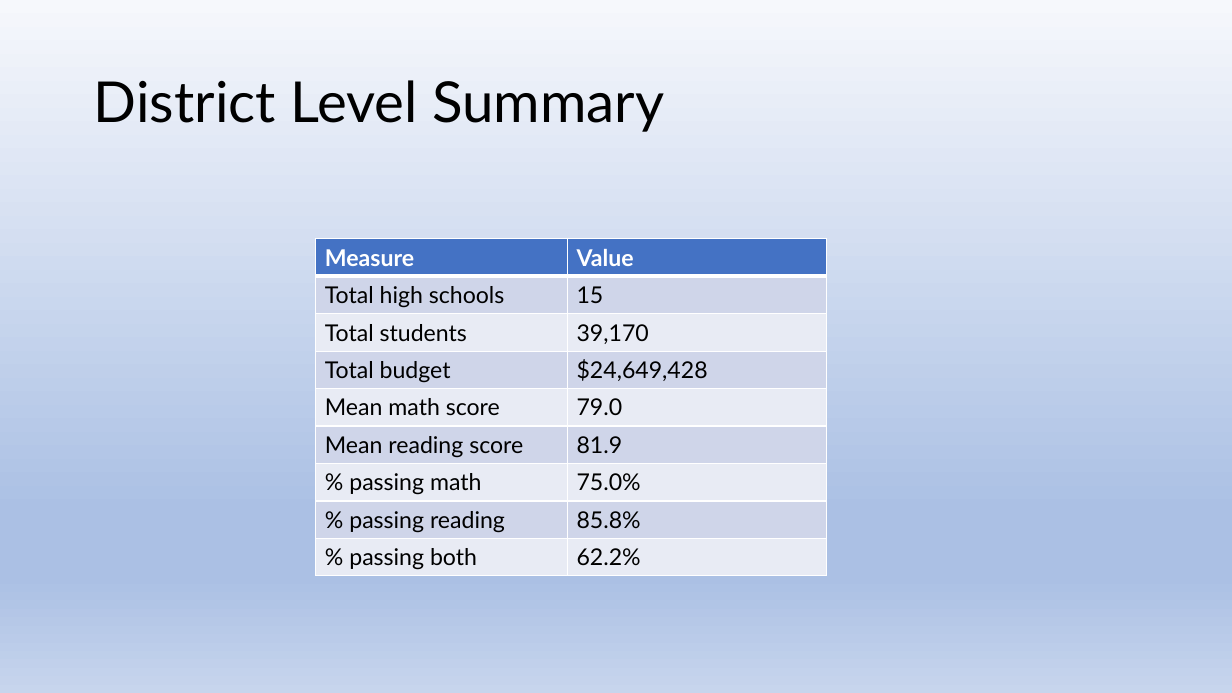
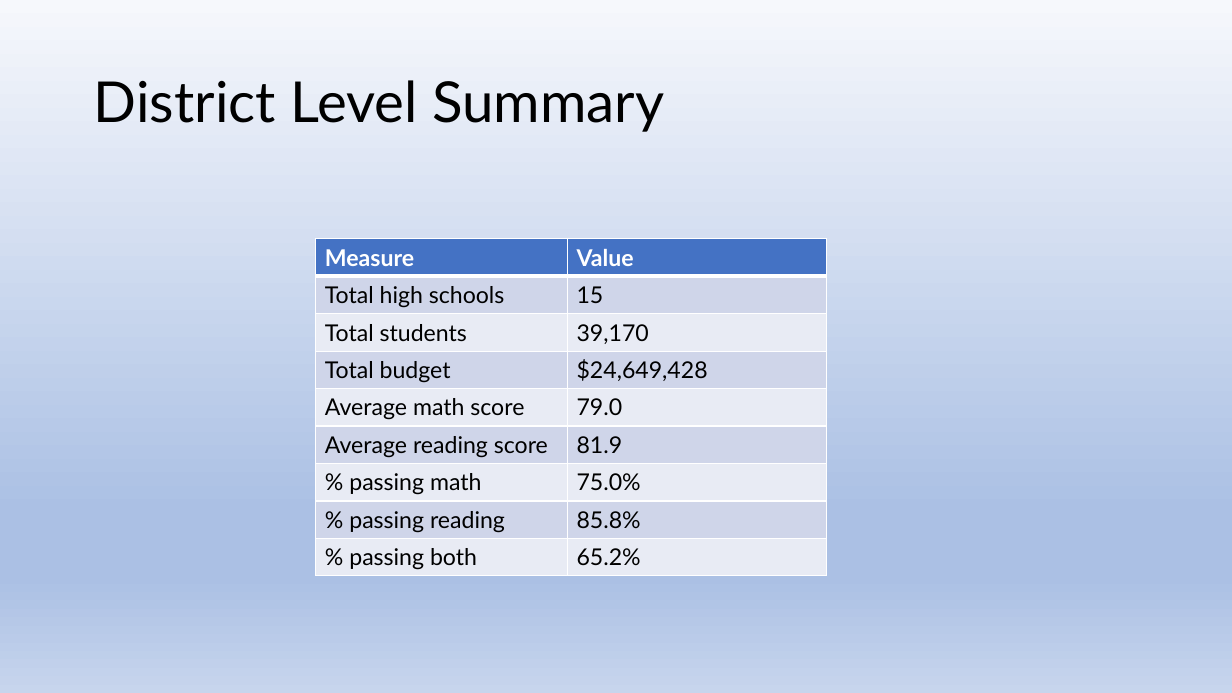
Before and after one commit to js816/tableau_school_district_analysis, a slide deck: slide 3 of School District Analysis.pptx (slide 4 before the commit). Drawn at 1232x693 pixels with LibreOffice and Linux fonts; fonts in the diff are those of the drawing. Boxes give left, top, right and bottom in pixels: in the first picture for what was removed or moved away, otherwise in the second. Text is boxed around its words. In the diff, an @@ line names an element or a change of style, - is before the commit and + after.

```diff
--- a/School District Analysis.pptx
+++ b/School District Analysis.pptx
@@ table at (x1=316, y1=238, x2=826, y2=576) @@
-row 5, column 1: Mean math score
+row 5, column 1: Average math score
-row 6, column 1: Mean reading score
+row 6, column 1: Average reading score
-row 9, column 2: 62.2%
+row 9, column 2: 65.2%
```
Also in this commit, not shown: 4 other slides changed, 21 slides added, 1 slide removed, 1 other file.
